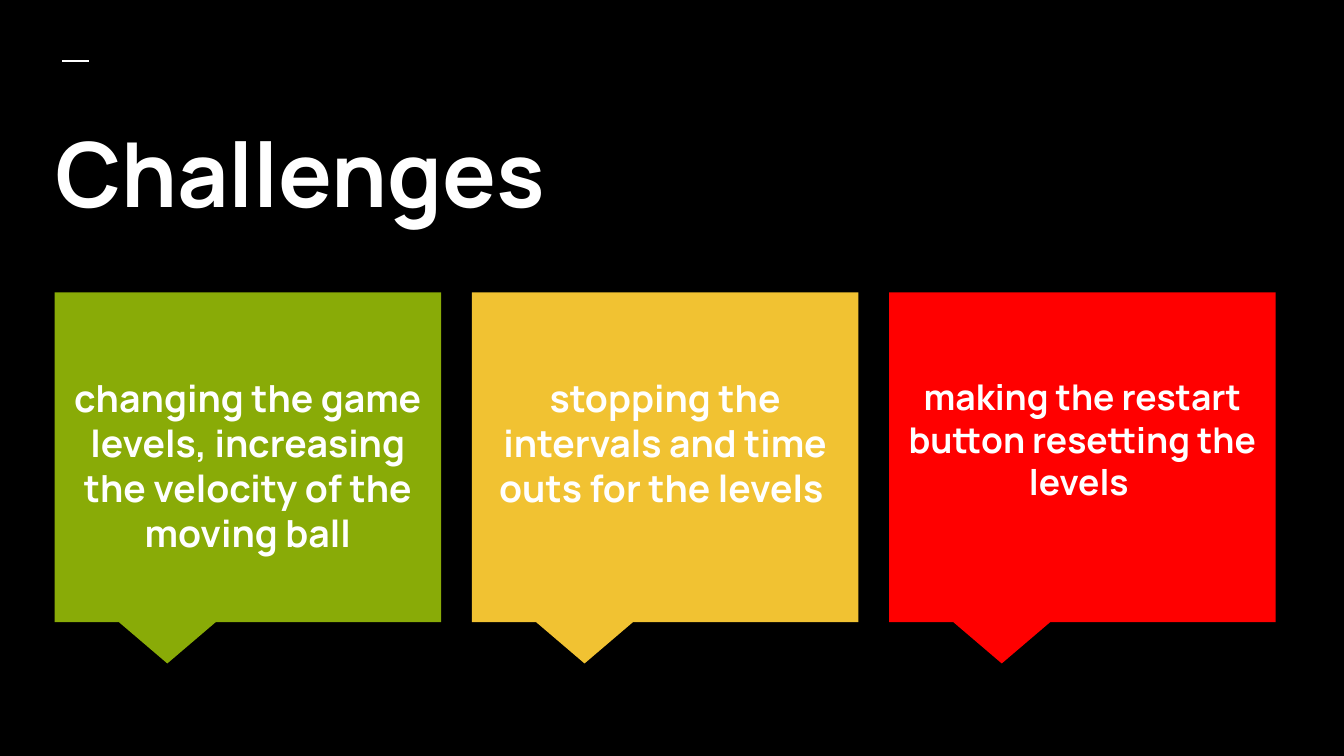
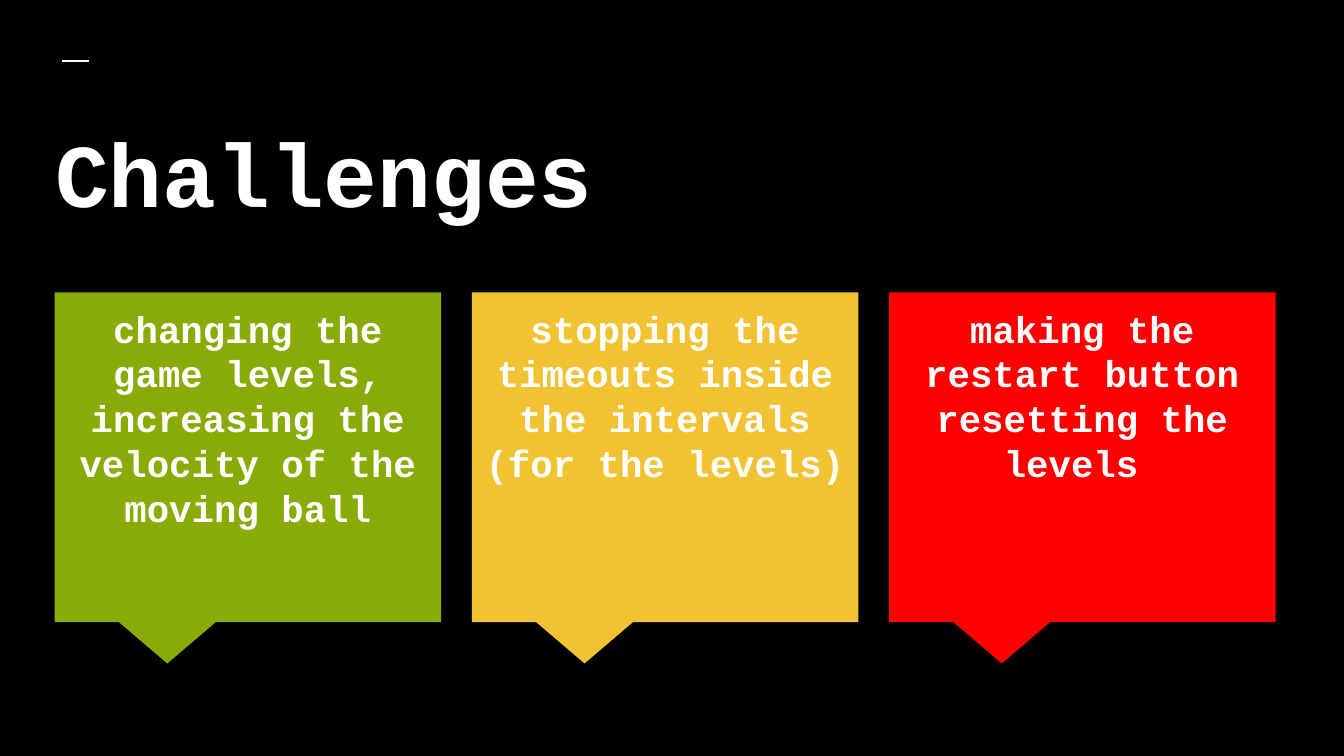
Before and after one commit to ritamak/stress-ball, a slide deck: slide 3 of stress_ball.pptx. Drawn at 1344x756 pixels with LibreOffice and Linux fonts; fonts in the diff are those of the drawing. Boxes give left, top, right and bottom in pixels: in the first picture for what was removed or moved away, otherwise in the second. Text is boxed around its words. In the diff, an @@ line names an element or a change of style, - is before the commit and + after.

```diff
--- a/stress_ball.pptx
+++ b/stress_ball.pptx
@@ title "Challenges" at bbox=[55, 143, 592, 226]: font Manrope to Courier New @@
@@ title "changing the game levels, increasing ..." at bbox=[80, 316, 416, 530]: font Manrope to Courier New @@
@@ title "making the restart button resetting ..." at bbox=[925, 316, 1240, 478]: size 19 to 20 pt, font Manrope to Courier New @@
@@ title at bbox=[486, 316, 844, 485]: text changed; font Manrope to Courier New @@
-stopping the intervals and time outs for the levels
+stopping the timeouts inside the intervals (for the levels)
```
Also in this commit, not shown: 3 other slides changed, 1 other file.
